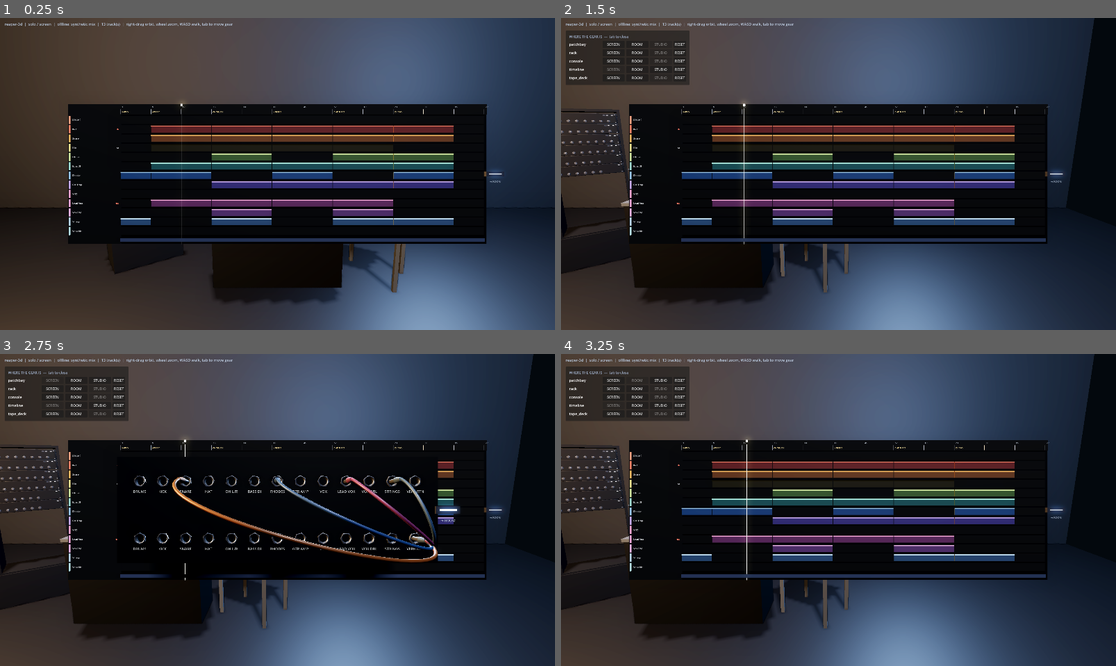
Above: before the commit, frames 1-4 (two rows, left to right).
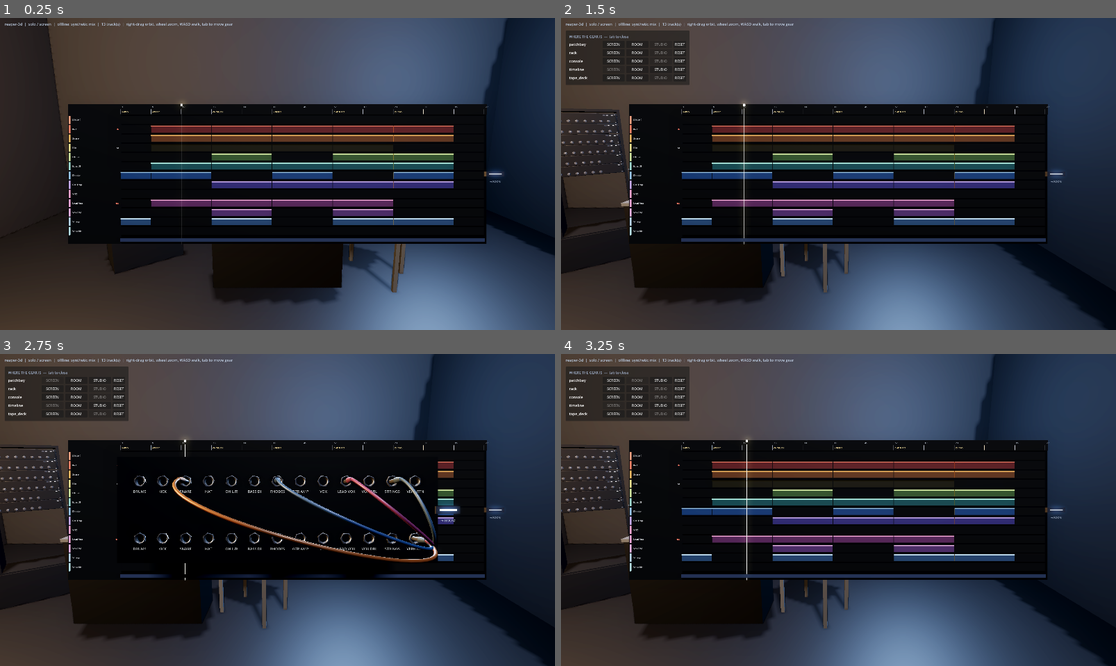
Above: after the commit, the same moments.

Repository: jacob-sabella/gd-dawlings
Game: Godot game, scene res://scenes/bootstrap.tscn
Same seed, same stepped clock (60 frames per second), same inputs: the game is played once before the commit and once after it.
Inputs (mouse positions are in pixels of both pictures, inside the frame that each line leads up to):
- Up to frame 1 (0.25 s): no input
- Up to frame 2 (1.5 s): tap Enter at 0.5 s; move the mouse to (960, 158) at 0.52 s; hold D 0.53-1.25 s; tap Tab at 0.6 s; click (960, 158) at 0.67 s; drag from (727, 189) to (810, 236) at 1.27 s
- Up to frame 3 (2.75 s): click "SCREEN" at 2 s
- Up to frame 4 (3.25 s): click "ROOM" at 2.75 s

The runs differ from the first frame. In frame 1, 5.7% of the frame differs, in the area x 0-100%, y 0-77%; in frame 2, 8.8%, in the area x 0-100%, y 0-100%; in frame 3, 8.8%; in frame 4, 8.8%.

Commit message:
A room, and an instrument that was reading the monitor
Stepped back for a wide shot instead of another close-up, and the biggest
problem was not any one piece of gear: the room was a single wall with the
floor fading into black on both sides. Gear parked in front of a flat.

The comment explained why -- a fully enclosed room "makes the desk harder
to read in a screenshot, because every light then bounces into the lens".
That is true of a renderer with global illumination. This environment is
AMBIENT_SOURCE_COLOR with no SDFGI, no VoxelGI and no SSIL, so ambient is a
flat constant applied the same whether a wall is there or not, and walls
bounce exactly nothing. Three walls now, and it reads as a corner you are
standing in. Cost, measured rather than assumed: 2 draw calls, 2 objects,
0.01ms. The ceiling stays off and that reason does survive -- the key is a
DirectionalLight3D with shadows on, so a ceiling would not soften the room,
it would switch the key off.

Fourth doc-vs-code finding in three ticks, and a new shape: not a missing
mechanism but a justification that was sound somewhere else.

Then the measurement that found it found something worse. Every budget pose
returned exactly 8.33ms -- the same number whether the camera faced ninety
channel strips or a blank wall, and exactly 1/120s. That is vsync: the
engine sleeps to the refresh and reports the presentation interval rather
than the work. An instrument that gives the same answer regardless of what
it is pointed at is not conservative, it is broken, and it is worse than
none because its numbers look plausible enough to write down. shot.sh
already killed vsync through override.cfg for its own reasons; the tool
whose entire job is measuring never did.

With it off the poses separate again: 1.00ms, 1.37ms worst in the wide
pose, consistent with what is already recorded, so the history was sound
and today's run was the anomaly. The tell was never the value -- it was
three different poses agreeing to the second decimal.

814 checks, 0 failed.

Diff:
--- a/scenes/studio.gd
+++ b/scenes/studio.gd
@@ -21,6 +21,12 @@
 ## A surface is placed in exactly one of them, per viewer, by SurfaceMount.
 
 const FLOOR_SIZE := 9.0
+
+## The walls, which are a room rather than the floor's extent. Floor stays large because its far
+## edge is never in shot from a working position and a small one shows its own border.
+const ROOM_WIDTH := 6.4
+const ROOM_DEPTH := 5.0
+const WALL_HEIGHT := 2.8
 
 ## Set by whoever builds the studio, BEFORE adding it to the tree. The medium is not a rendering
 ## detail: it decides whether this participant gets a floor and furniture at all, and a studio
@@ -127,19 +133,38 @@
 	floor_mesh.material_override = floor_mat
 	add_child(floor_mesh)
 
-	# Back wall only. A fully enclosed room looks better and makes the desk harder to read in a
-	# screenshot, because every light then bounces into the lens. One wall gives the gear
-	# something to be in front of.
-	var wall := MeshInstance3D.new()
-	var wall_mesh := BoxMesh.new()
-	wall_mesh.size = Vector3(FLOOR_SIZE, 2.8, 0.1)
-	wall.mesh = wall_mesh
-	wall.position = Vector3(0, 1.4, -2.2)
+	# Three walls and no ceiling, which is a corner you are standing in rather than a backdrop
+	# the gear is parked in front of.
+	#
+	# This used to be the back wall alone, on the stated grounds that enclosing the room would
+	# bounce every light into the lens and make the desk harder to read. That is true of a
+	# renderer with global illumination and false of this one: the environment is
+	# AMBIENT_SOURCE_COLOR with no SDFGI, no VoxelGI and no SSIL, so ambient is a flat constant
+	# applied the same whether a wall is there or not. Adding walls adds exactly zero bounced
+	# light. What it adds is the thing a wide shot was missing -- an edge for the room to stop
+	# at, instead of a floor fading into black on both sides.
+	#
+	# The ceiling stays off, and that reason does survive: the key light is a DirectionalLight3D
+	# with shadows on, so a ceiling does not soften the room, it switches the key off.
 	var wall_mat := StandardMaterial3D.new()
 	wall_mat.albedo_color = Color(0.072, 0.076, 0.085)
 	wall_mat.roughness = 0.9
-	wall.material_override = wall_mat
-	add_child(wall)
+
+	# Narrower than the floor. A control room is a room, not a hangar, and the walls have to be
+	# close enough to read as walls from the working position -- at nine metres apart they are
+	# two more grey rectangles in the distance.
+	for spec in [[Vector3(0, WALL_HEIGHT * 0.5, -2.2), Vector3(ROOM_WIDTH, WALL_HEIGHT, 0.1)],
+			[Vector3(-ROOM_WIDTH * 0.5, WALL_HEIGHT * 0.5, 0.3),
+					Vector3(0.1, WALL_HEIGHT, ROOM_DEPTH)],
+			[Vector3(ROOM_WIDTH * 0.5, WALL_HEIGHT * 0.5, 0.3),
+					Vector3(0.1, WALL_HEIGHT, ROOM_DEPTH)]]:
+		var wall := MeshInstance3D.new()
+		var wall_mesh := BoxMesh.new()
+		wall_mesh.size = spec[1]
+		wall.mesh = wall_mesh
+		wall.position = spec[0]
+		wall.material_override = wall_mat
+		add_child(wall)
 
 
 ## Furniture: the things that hold the gear up.
--- a/tools/budget.gd
+++ b/tools/budget.gd
@@ -63,6 +63,21 @@
 		set_process(false)
 		return
 	_hide_labels = args.has("--hide-labels")
+
+	# VSYNC OFF, or this measures the monitor instead of the renderer.
+	#
+	# With it on, the engine sleeps until the next refresh and the frame time it reports is the
+	# PRESENTATION interval, not the work. Every pose came back at 8.33ms on this machine -- a
+	# suspiciously round number, and exactly 1/120s -- whether the camera was looking at ninety
+	# channel strips or at a wall. A measuring tool that returns the same answer regardless of
+	# what it is pointed at is not a conservative measuring tool; it is a broken one, and it is
+	# worse than none because its numbers look plausible enough to be written down.
+	#
+	# tools/shot.sh already does this, through override.cfg, for its own reasons: a window on a
+	# workspace nobody is watching is presented about once a second. Same underlying fact, and
+	# the budget wanted it more.
+	DisplayServer.window_set_vsync_mode(DisplayServer.VSYNC_DISABLED)
+
 	# Last, so the scene is up and the backend is installed.
 	await get_tree().process_frame
 
Not shown, changed: docs/loop_backlog.md
